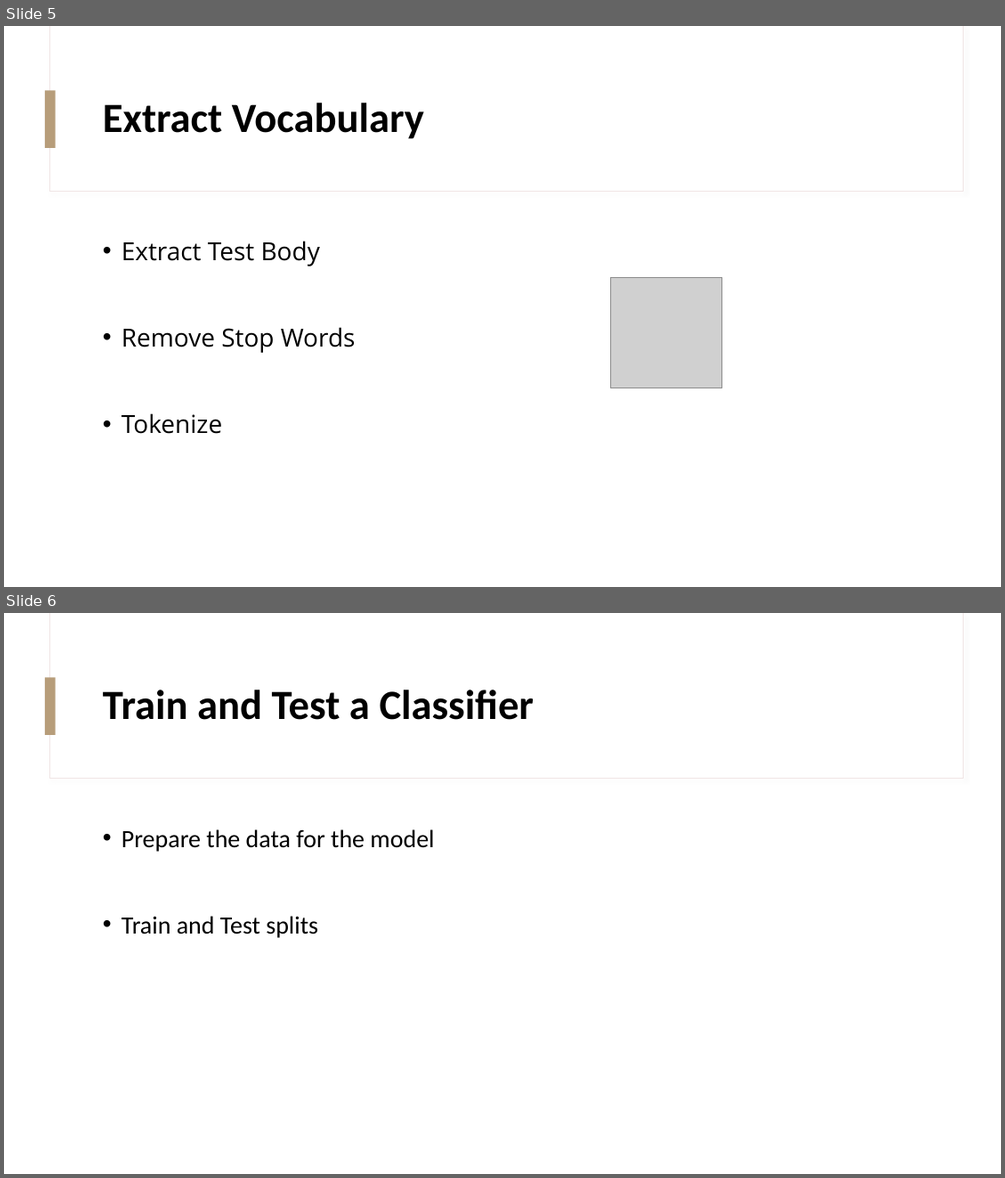
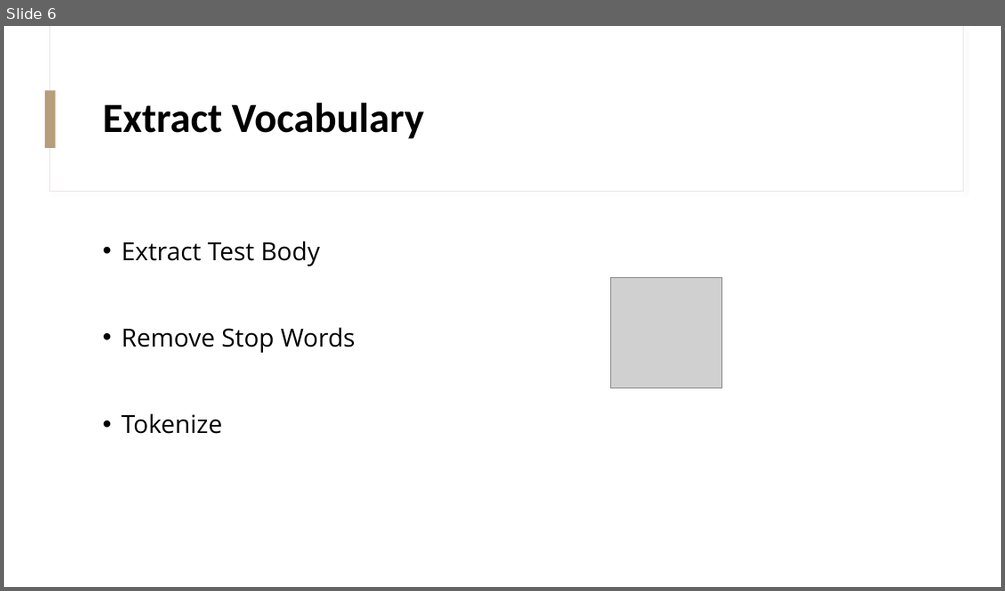
Before and after one commit to KhaledBadran/SOEN7481_Project, a slide deck: A Combined Approach to Detect a Flaky Tests in Python Presentation.pptx. Shown one above the other, each under a label of ours: slides 5 and 6 before the commit, slide 6 after it. The pictures are 1005x1178 and 1005x591 pixels, drawn with LibreOffice and Linux fonts; fonts in the diff are those of the drawing; grey boxes stand for pictures. Boxes give left, top, right and bottom in pixels: in the first picture for what was removed or moved away, otherwise in the second. Text is boxed around its words. In the diff, an @@ line names an element or a change of style, - is before the commit and + after.

```diff
--- a/A Combined Approach to Detect a Flaky Tests in Python Presentation.pptx
+++ b/A Combined Approach to Detect a Flaky Tests in Python Presentation.pptx
@@ slide 6 removed at bbox=[4, 613, 1001, 1174], background #FFFFFF; not listed: 3 template elements that a slide beside it also shows @@
@@ title removed at bbox=[103, 690, 534, 720] @@
-Train and Test a Classifier
@@ text removed at bbox=[121, 829, 434, 938] @@
-• Prepare the data for the model
-• Train and Test splits
@@ what was slide 5 is now slide 6 @@
```
Also in this commit, not shown: 2 slides changed, 10 slides added.
